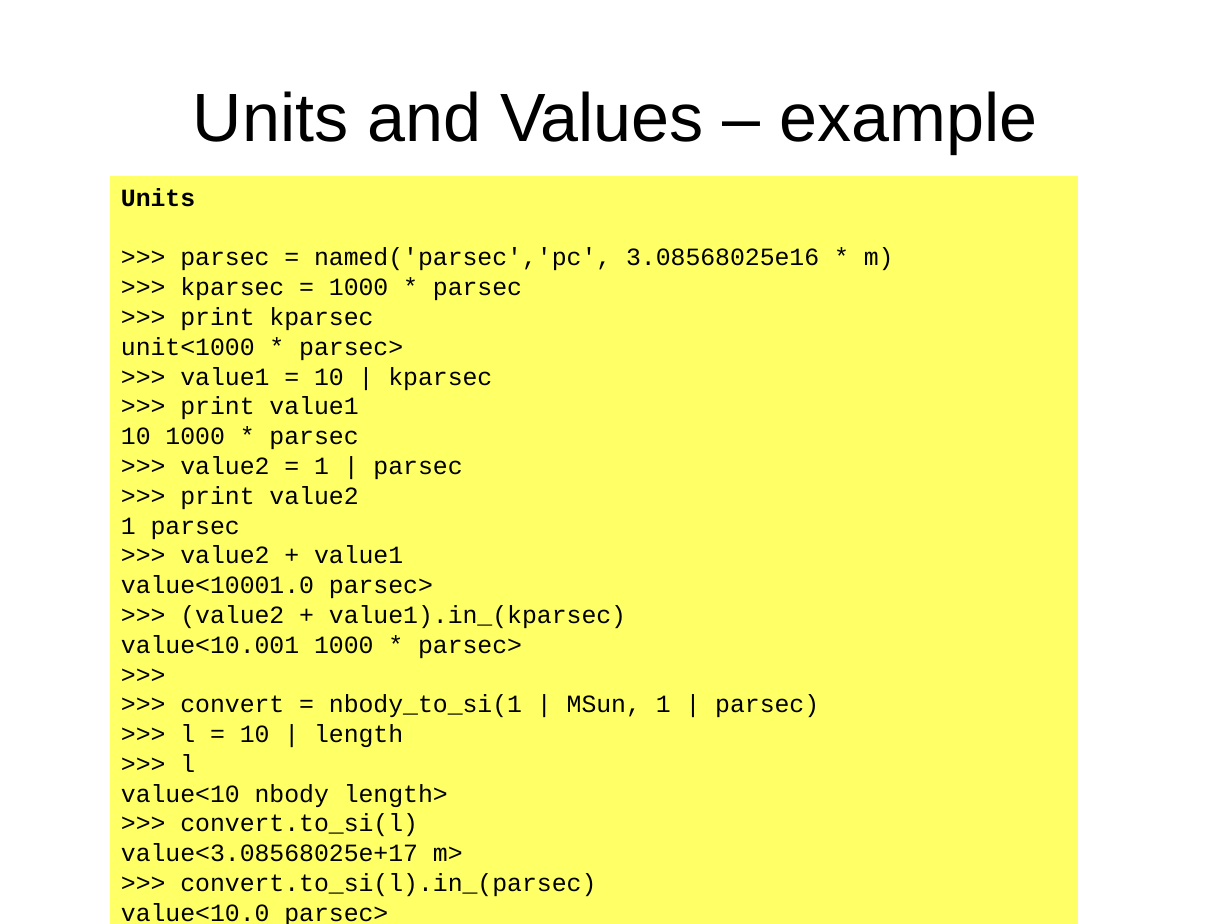
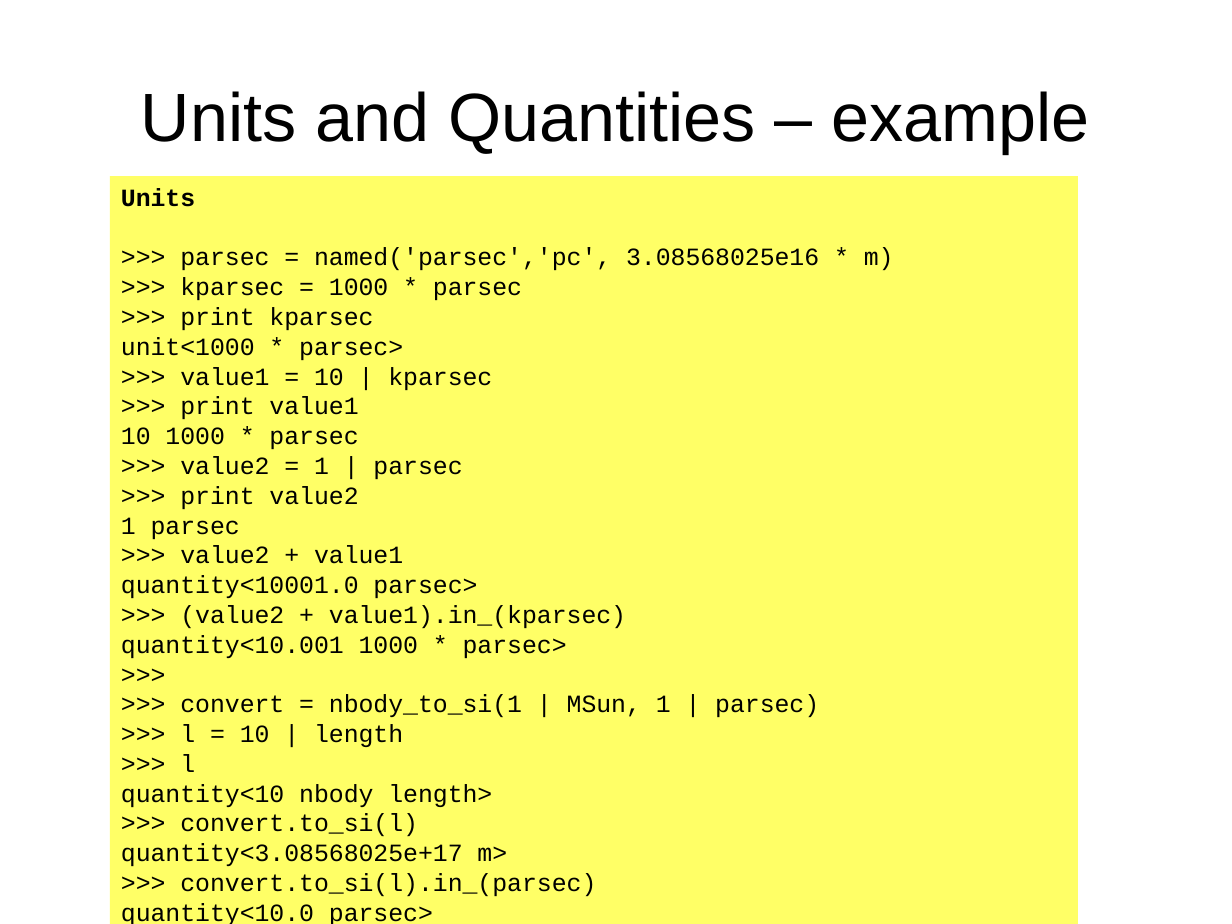
Before and after one commit to amusecode/amuse, a slide deck: slide 25 of doc/design/amuse-workshop-2009.odp. Drawn at 1232x924 pixels with LibreOffice and Linux fonts; fonts in the diff are those of the drawing. Boxes give left, top, right and bottom in pixels: in the first picture for what was removed or moved away, otherwise in the second. Text is boxed around its words. In the diff, an @@ line names an element or a change of style, - is before the commit and + after.

Commit message:
changed value to quantity

```diff
--- a/doc/design/amuse-workshop-2009.odp
+++ b/doc/design/amuse-workshop-2009.odp
@@ title at bbox=[141, 91, 1089, 153]: text changed @@
-Units and Values – example
+Units and Quantities – example
@@ text in rectangle at bbox=[121, 575, 477, 598]: text changed @@
-value<10001.0 parsec>
+quantity<10001.0 parsec>
@@ text in rectangle at bbox=[121, 635, 567, 658]: text changed @@
-value<10.001 1000 * parsec>
+quantity<10.001 1000 * parsec>
@@ text in rectangle at bbox=[121, 784, 492, 807]: text changed @@
-value<10 nbody length>
+quantity<10 nbody length>
@@ text in rectangle at bbox=[121, 843, 507, 866]: text changed @@
-value<3.08568025e+17 m>
+quantity<3.08568025e+17 m>
@@ text in rectangle at bbox=[121, 903, 433, 924]: text changed @@
-value<10.0 parsec>
+quantity<10.0 parsec>
```
Also in this commit, not shown: 1 other slide changed, 12 other files.
